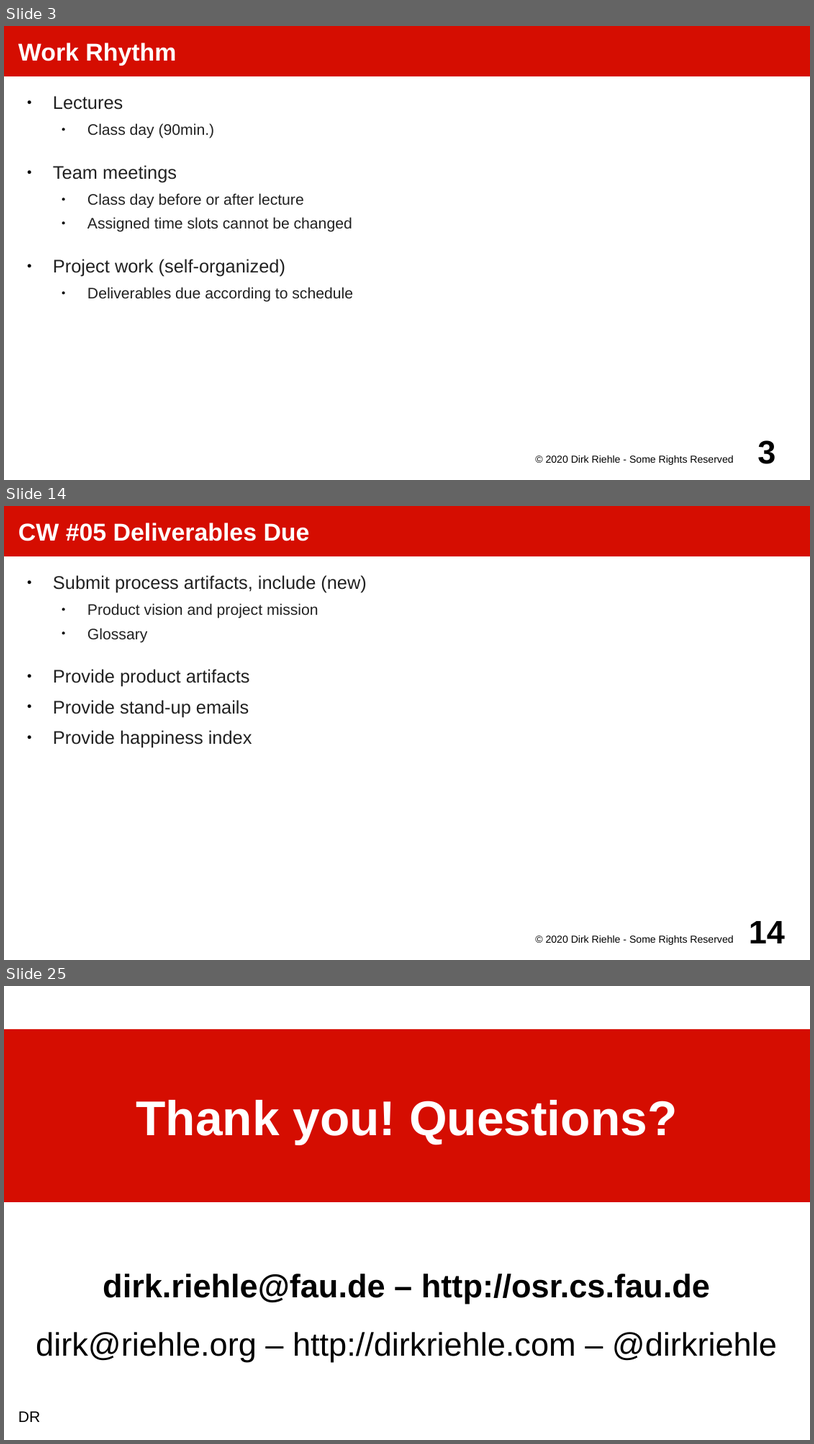
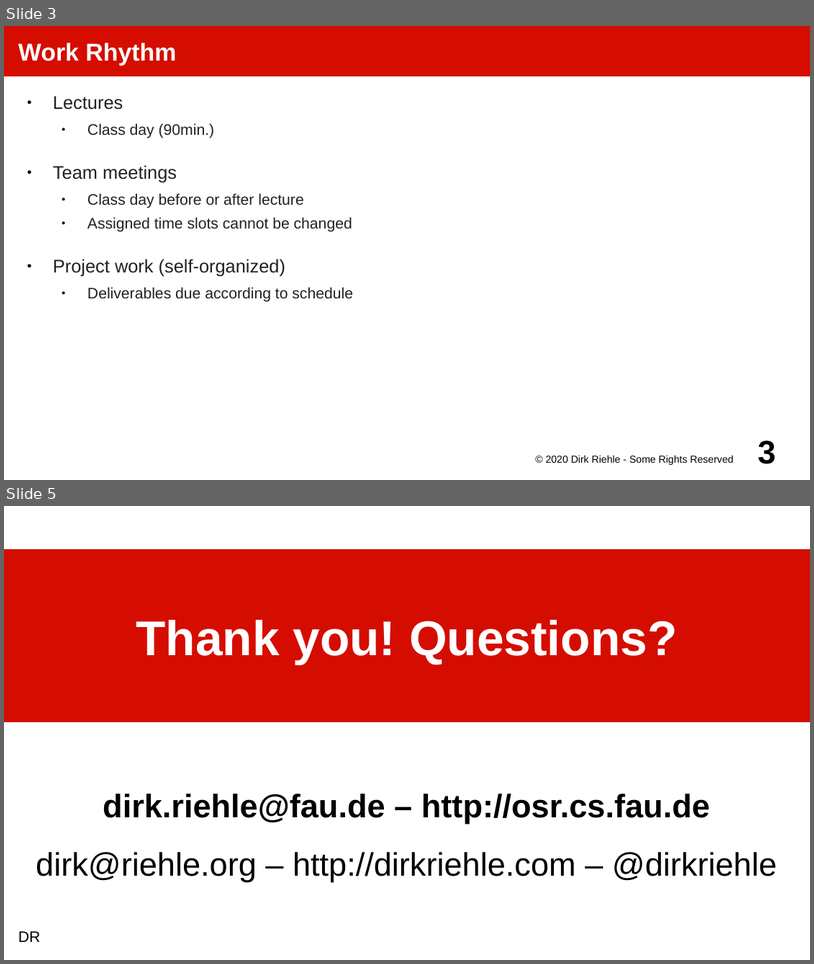
Before and after one commit to dirkriehle/amos-course, a slide deck: Lecture slides/AMOS A02 - Course Homework.odp. Shown one above the other, each under a label of ours: slides 3, 14 and 25 before the commit, slides 3 and 5 after it; the slides between them are not shown. The pictures are 814x1444 and 814x964 pixels, drawn with LibreOffice and Linux fonts; fonts in the diff are those of the drawing. Boxes give left, top, right and bottom in pixels: in the first picture for what was removed or moved away, otherwise in the second. Text is boxed around its words. In the diff, an @@ line names an element or a change of style, - is before the commit and + after.

Commit message:
Switched deliverables to online docs

```diff
--- a/Lecture slides/AMOS A02 - Course Homework.odp
+++ b/Lecture slides/AMOS A02 - Course Homework.odp
@@ slide 14 removed at <box>4,506,810,960</box>, background #FFFFFF @@
@@ title removed at <box>4,506,810,556</box> @@
-CW #05 Deliverables Due
@@ text removed at <box>53,575,366,748</box> @@
-● Submit process artifacts, include (new)
-  ● Product vision and project mission
-  ● Glossary
-● Provide product artifacts
-● Provide stand-up emails
-● Provide happiness index
@@ text removed at <box>546,934,733,944</box> @@
-© 2020 Dirk Riehle - Some Rights Reserved
@@ page number removed at <box>749,921,785,943</box> @@
-14
@@ what was slide 25 is now slide 5 @@
```
Also in this commit, not shown: 2 slides changed, 19 other slides removed, 33 other files.
